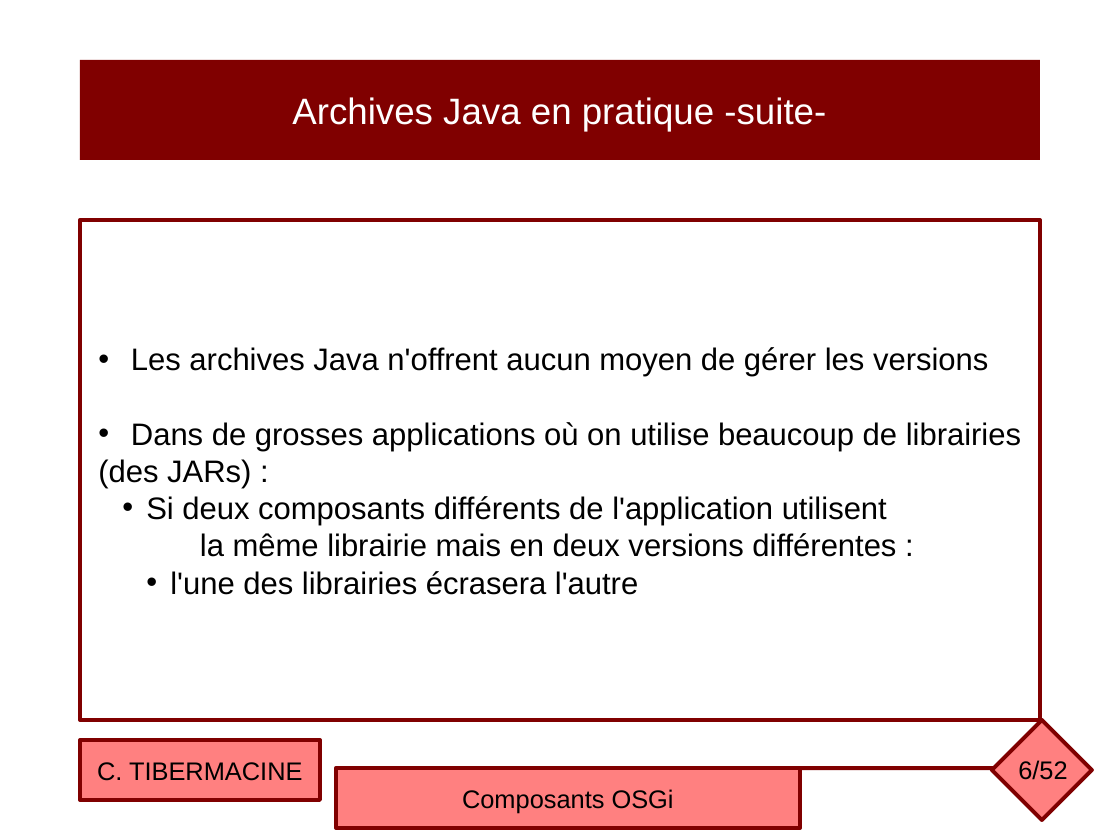
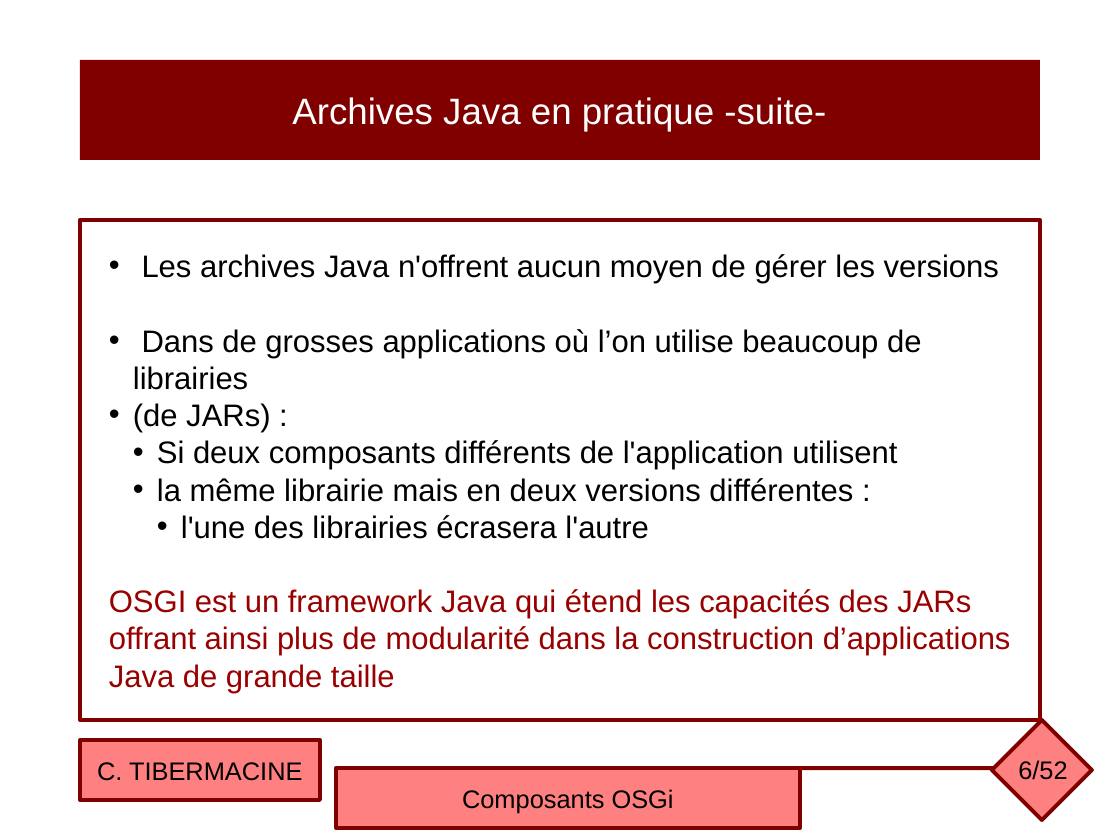
Before and after one commit to ctiber/composants, a slide deck: slide 6 of cours/cours3.odp. Drawn at 1120x840 pixels with LibreOffice and Linux fonts; fonts in the diff are those of the drawing. Boxes give left, top, right and bottom in pixels: in the first picture for what was removed or moved away, otherwise in the second. Text is boxed around its words. In the diff, an @@ line names an element or a change of style, - is before the commit and + after.

```diff
--- a/cours/cours3.odp
+++ b/cours/cours3.odp
@@ text in rectangle at box(133, 329, 921, 432): text changed @@
-• Dans de grosses applications où on utilise beaucoup de librairies
-(des JARs) :
+• Dans de grosses applications où l’on utilise beaucoup de librairies
+• (de JARs) :
@@ text in rectangle at box(157, 478, 853, 502): bullet none to •; list level 1 to 2 in "la même librairie mais en ..." @@
@@ text in rectangle at box(109, 589, 1011, 693): paragraphs added @@
+OSGI est un framework Java qui étend les capacités des JARs
+offrant ainsi plus de modularité dans la construction d’applications
+Java de grande taille
```
Also in this commit, not shown: 18 other slides changed, 2 other files.
